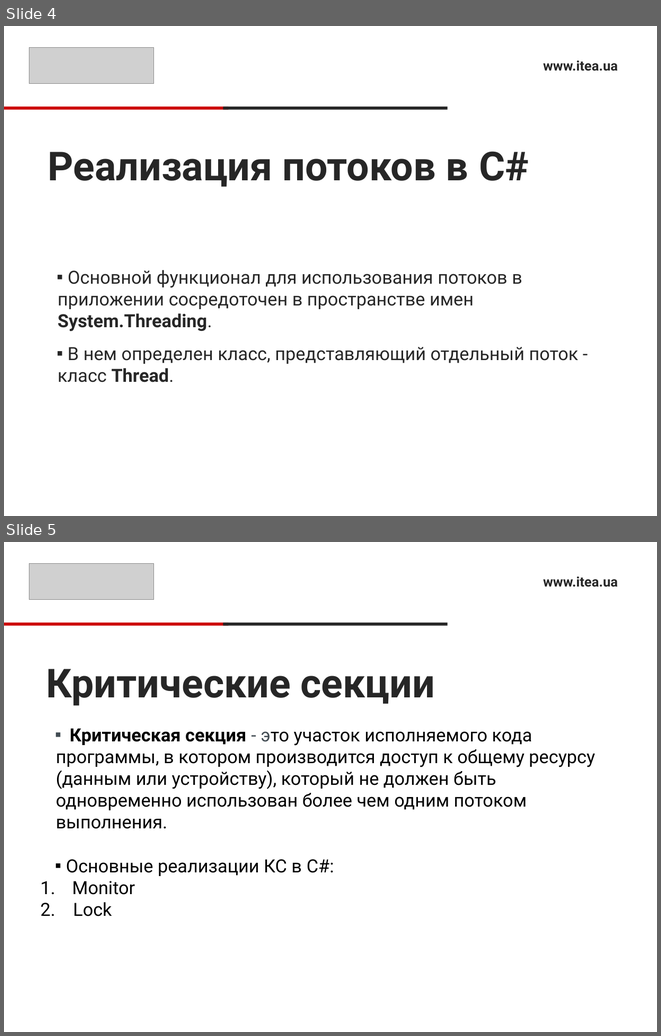
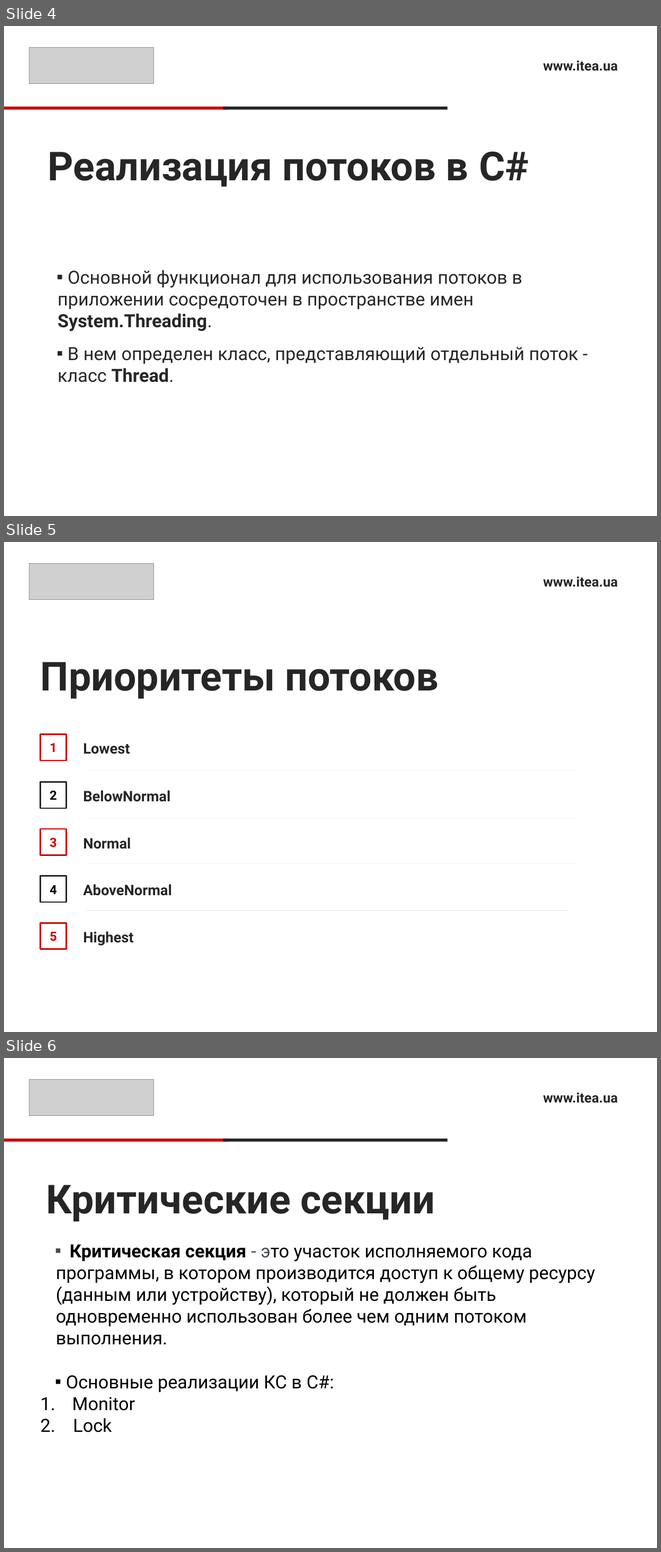
Before and after one commit to RusyaOne/CSharpAdvanced---19.01.2021, a slide deck: 12.Threads/ThreadsPresentation.pptx. Shown one above the other, each under a label of ours: slides 4 and 5 before the commit, slides 4, 5 and 6 after it. The pictures are 661x1036 and 661x1552 pixels, drawn with LibreOffice and Linux fonts; fonts in the diff are those of the drawing; grey boxes stand for pictures. Boxes give left, top, right and bottom in pixels: in the first picture for what was removed or moved away, otherwise in the second. Text is boxed around its words. In the diff, an @@ line names an element or a change of style, - is before the commit and + after.

```diff
--- a/12.Threads/ThreadsPresentation.pptx
+++ b/12.Threads/ThreadsPresentation.pptx
@@ slide 5 added at (4, 542, 657, 1032), background #FFFFFF @@
@@ picture added at (29, 564, 153, 599) @@
@@ text added at (543, 576, 618, 587), 15 pt, text #262626, bold @@
+www.itea.ua
@@ title added at (41, 662, 438, 699), 44 pt, text #262626, bold @@
+Приоритеты потоков
@@ rectangle added at (41, 734, 67, 760), outline #CC0000 1.5 pt, 14 pt, text #CC0000, bold @@
+1
@@ text added at (83, 743, 130, 754), 16 pt, text #262626, bold @@
+Lowest
@@ line added from (86, 770) to (574, 770), #F2F2F2 0.75 pt @@
@@ rectangle added at (41, 782, 67, 808), outline #262626 1.5 pt, 14 pt, text #000000, bold @@
+2
@@ text added at (83, 790, 170, 802), 16 pt, text #262626, bold @@
+BelowNormal
@@ line added from (86, 818) to (574, 818), #F2F2F2 0.75 pt @@
@@ rectangle added at (41, 829, 67, 855), outline #CC0000 1.5 pt, 14 pt, text #CC0000, bold @@
+3
@@ text added at (83, 837, 131, 849), 16 pt, text #262626, bold @@
+Normal
@@ line added from (86, 863) to (574, 863), #F2F2F2 0.75 pt @@
@@ rectangle added at (41, 876, 67, 902), outline #262626 1.5 pt, 14 pt, text #000000, bold @@
+4
@@ text added at (83, 884, 171, 896), 16 pt, text #262626, bold @@
+AboveNormal
@@ rectangle added at (41, 923, 67, 949), outline #CC0000 1.5 pt, 14 pt, text #CC0000, bold @@
+5
@@ line added from (86, 910) to (569, 910), #F2F2F2 0.75 pt @@
@@ text added at (83, 931, 133, 945), 16 pt, text #262626, bold @@
+Highest
@@ what was slide 5 is now slide 6 @@
```
Also in this commit, not shown: 1 slide changed, 27 other files.
